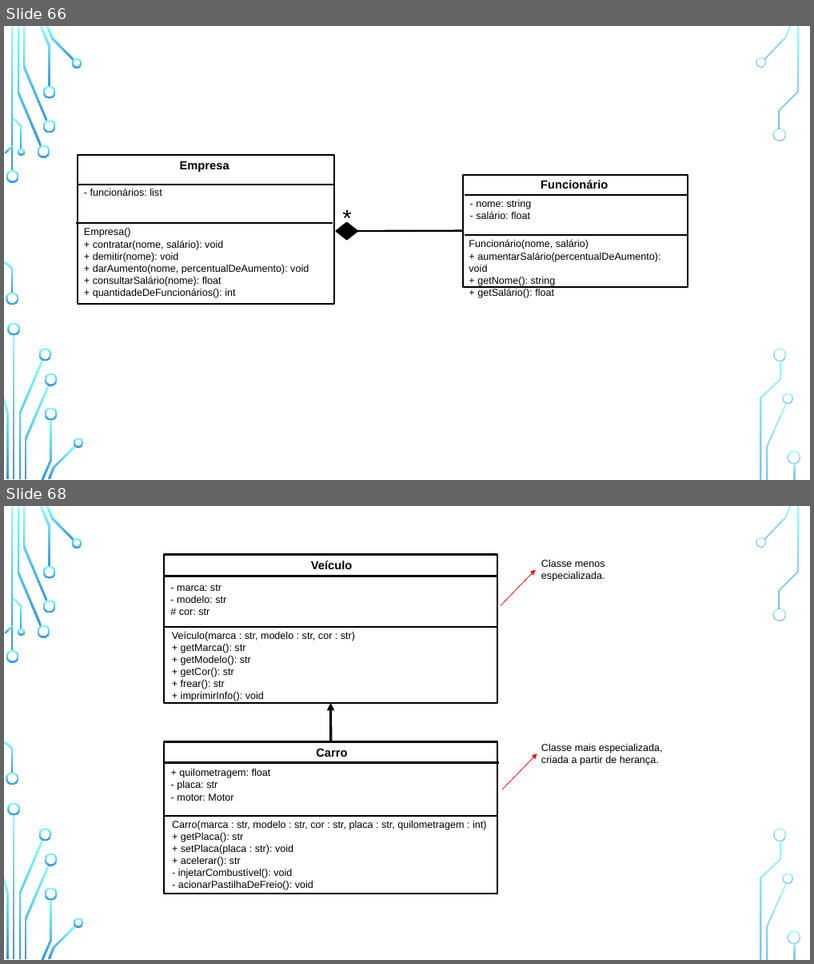
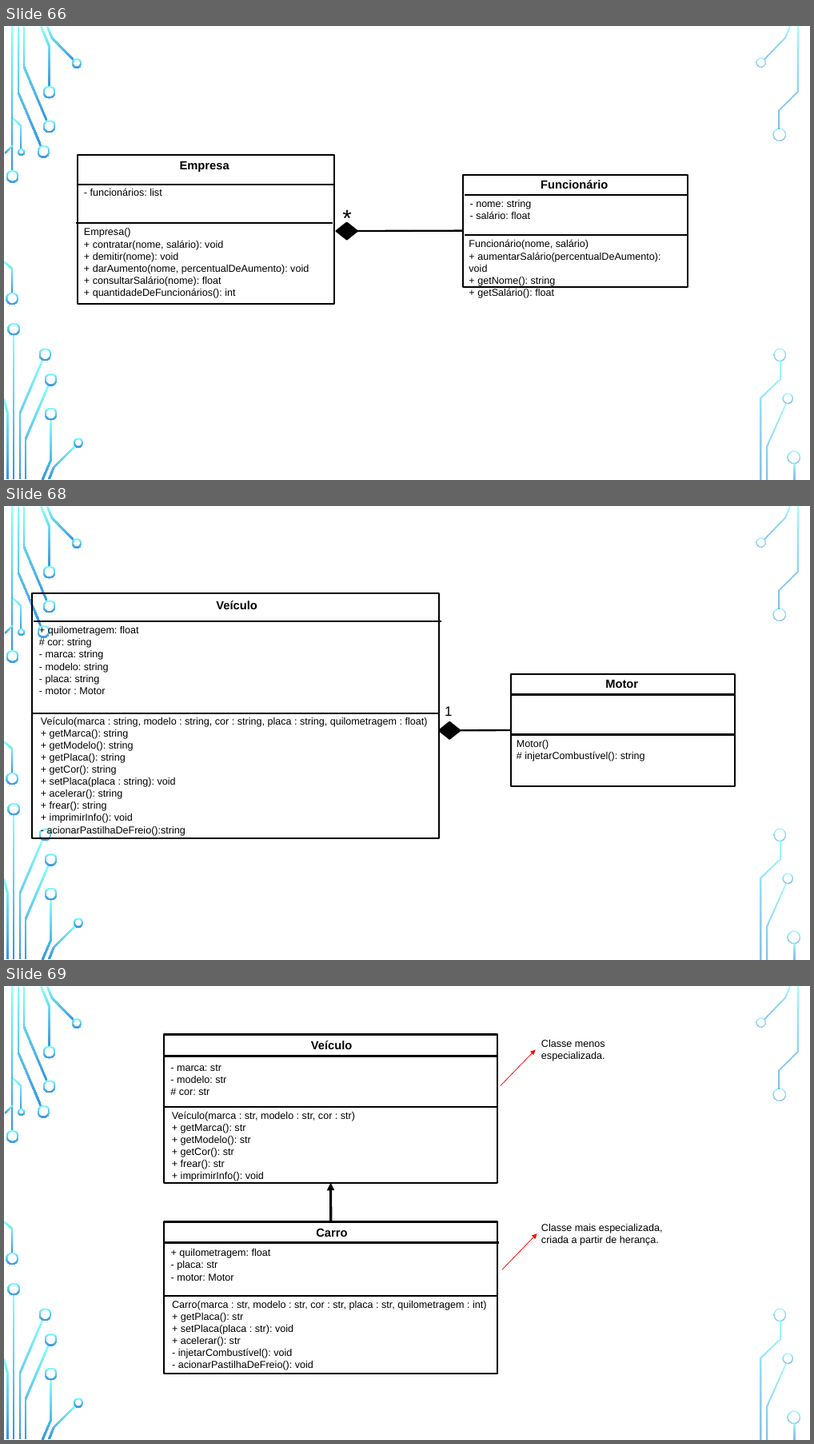
Before and after one commit to zz4fap/python-programming, a slide deck: figures/C126_figures.pptx. Shown one above the other, each under a label of ours: slides 66 and 68 before the commit, slides 66, 68 and 69 after it; the slides between them are not shown. The pictures are 814x964 and 814x1444 pixels, drawn with LibreOffice and Linux fonts; fonts in the diff are those of the drawing; background and template pictures are left out. Boxes give left, top, right and bottom in pixels: in the first picture for what was removed or moved away, otherwise in the second. Text is boxed around its words. In the diff, an @@ line names an element or a change of style, - is before the commit and + after.

```diff
--- a/figures/C126_figures.pptx
+++ b/figures/C126_figures.pptx
@@ slide 68 added at [4, 506, 810, 960], background picture (left out); not listed: 36 template elements that a slide beside it also shows @@
@@ group added at [33, 593, 442, 837]: 3 texts, 2 lines, 1 rectangle @@
+Veículo
++ quilometragem: float
+# cor: string
+- marca: string
+- modelo: string
+- placa: string
+- motor : Motor
+Veículo(marca : string, modelo : string, cor : string, placa : string, quilometragem : float)
++ getMarca(): string
++ getModelo(): string
++ getPlaca(): string
++ getCor(): string
++ setPlaca(placa : string): void
++ acelerar(): string
++ frear(): string
++ imprimirInfo(): void
+- acionarPastilhaDeFreio():string
@@ text added at [445, 706, 452, 716], 16 pt, text #000000 @@
+1
@@ diamond added at [439, 722, 461, 739], fill #000000, outline #000000 2 pt @@
@@ line added from (511, 730) to (460, 731), #000000 2.25 pt @@
@@ group added at [511, 674, 737, 786]: 2 lines, 2 texts, 1 rectangle @@
+Motor
+Motor()
+# injetarCombustível(): string
@@ what was slide 68 is now slide 69 @@
```
Also in this commit, not shown: 1 slide changed, 3 other files.
